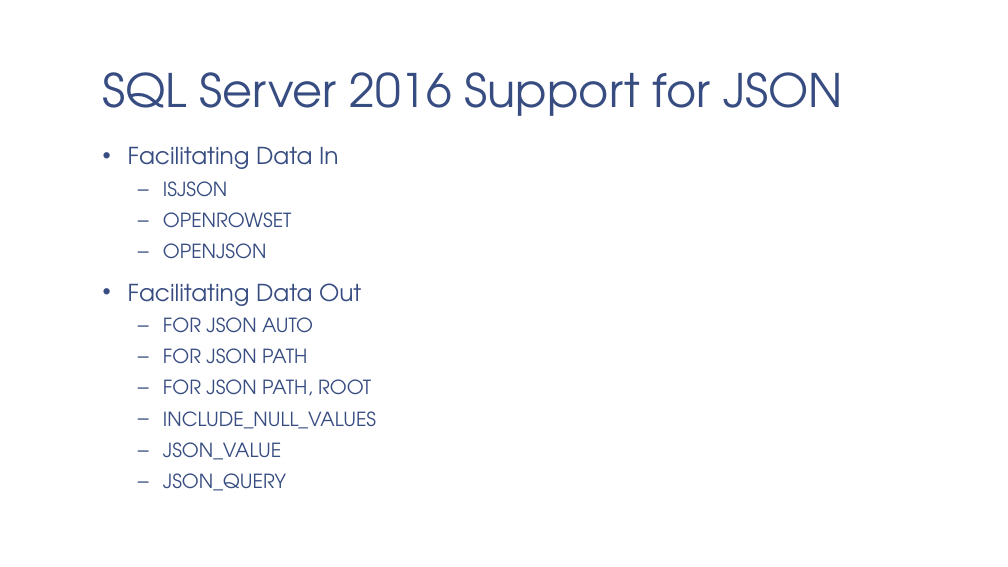
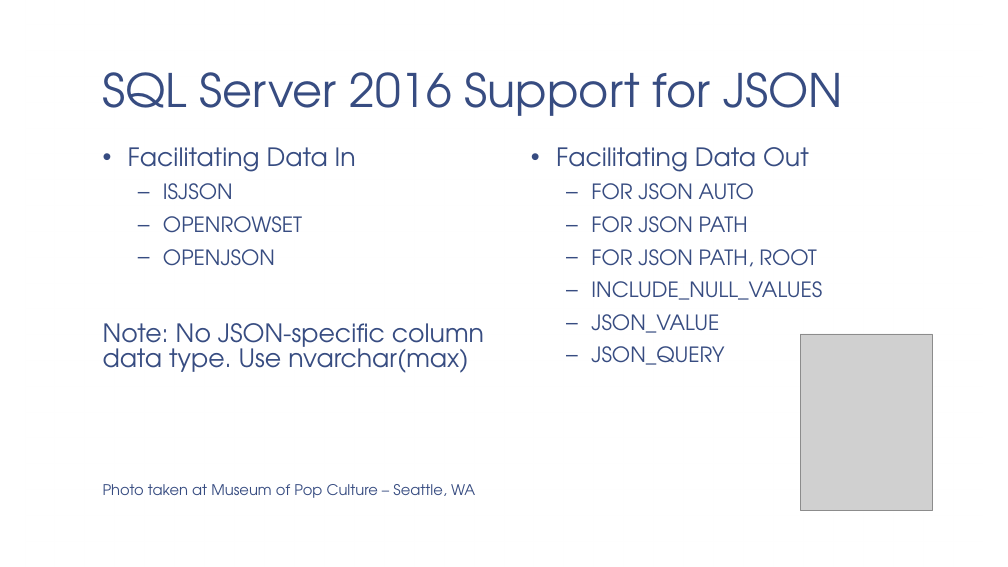
Before and after one commit to adipesa/sqlserver-json, a slide deck: slide 9 of SQL Server and JSON.pptx. Drawn at 1008x567 pixels with LibreOffice and Linux fonts; fonts in the diff are those of the drawing; grey boxes stand for pictures; background and template pictures are left out. Boxes give left, top, right and bottom in pixels: in the first picture for what was removed or moved away, otherwise in the second. Text is boxed around its words. In the diff, an @@ line names an element or a change of style, - is before the commit and + after.

Commit message:
Add files via upload
Added photos and info on JSON data types

```diff
--- a/SQL Server and JSON.pptx
+++ b/SQL Server and JSON.pptx
@@ text added at box(103, 147, 484, 498), 24 pt, text #374C81 @@
+• Facilitating Data In
+  – ISJSON
+  – OPENROWSET
+  – OPENJSON
+Note: No JSON-specific column data type. Use nvarchar(max)
+Photo taken at Museum of Pop Culture – Seattle, WA
@@ text at box(128, 146, 338, 259): paragraphs removed @@
-• Facilitating Data In
-  – ISJSON
-  – OPENROWSET
-  – OPENJSON
@@ text "Facilitating Data Out": place and size @@
-text "Facilitating Data Out" at box(128, 146, 376, 491)
+text "Facilitating Data Out" at box(556, 147, 822, 365)
@@ text "Facilitating Data Out" at box(556, 147, 822, 365): size 22.2 to 24 pt in "Facilitating Data Out"; size 18.5 to 20 pt in "FOR JSON AUTO", "FOR JSON PATH", "FOR JSON PATH, ROOT", "INCLUDE_NULL_VALUES" and 2 more places @@
@@ picture added at box(800, 334, 932, 510) @@
```
Also in this commit, not shown: 10 other slides changed.
